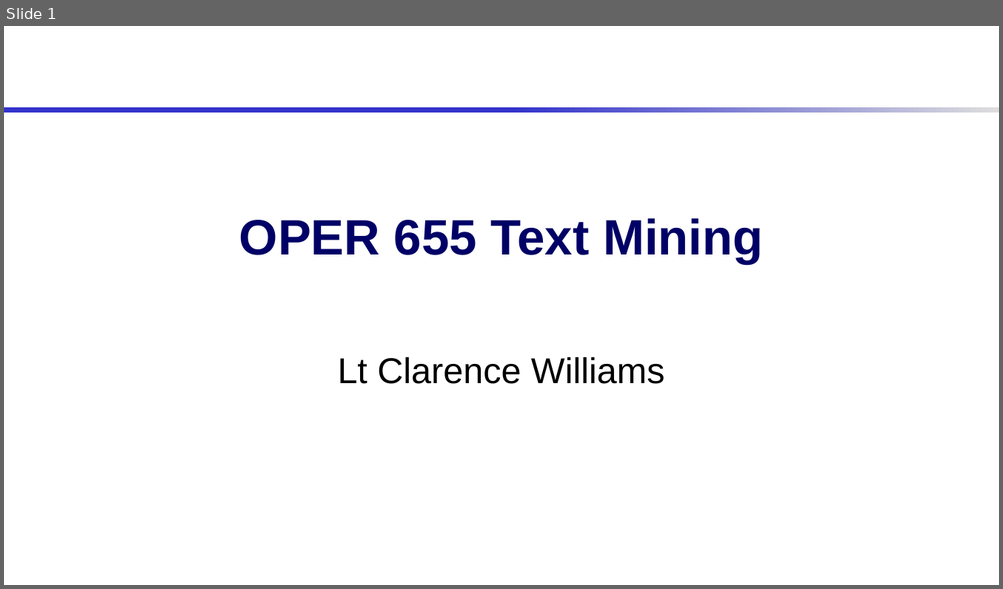
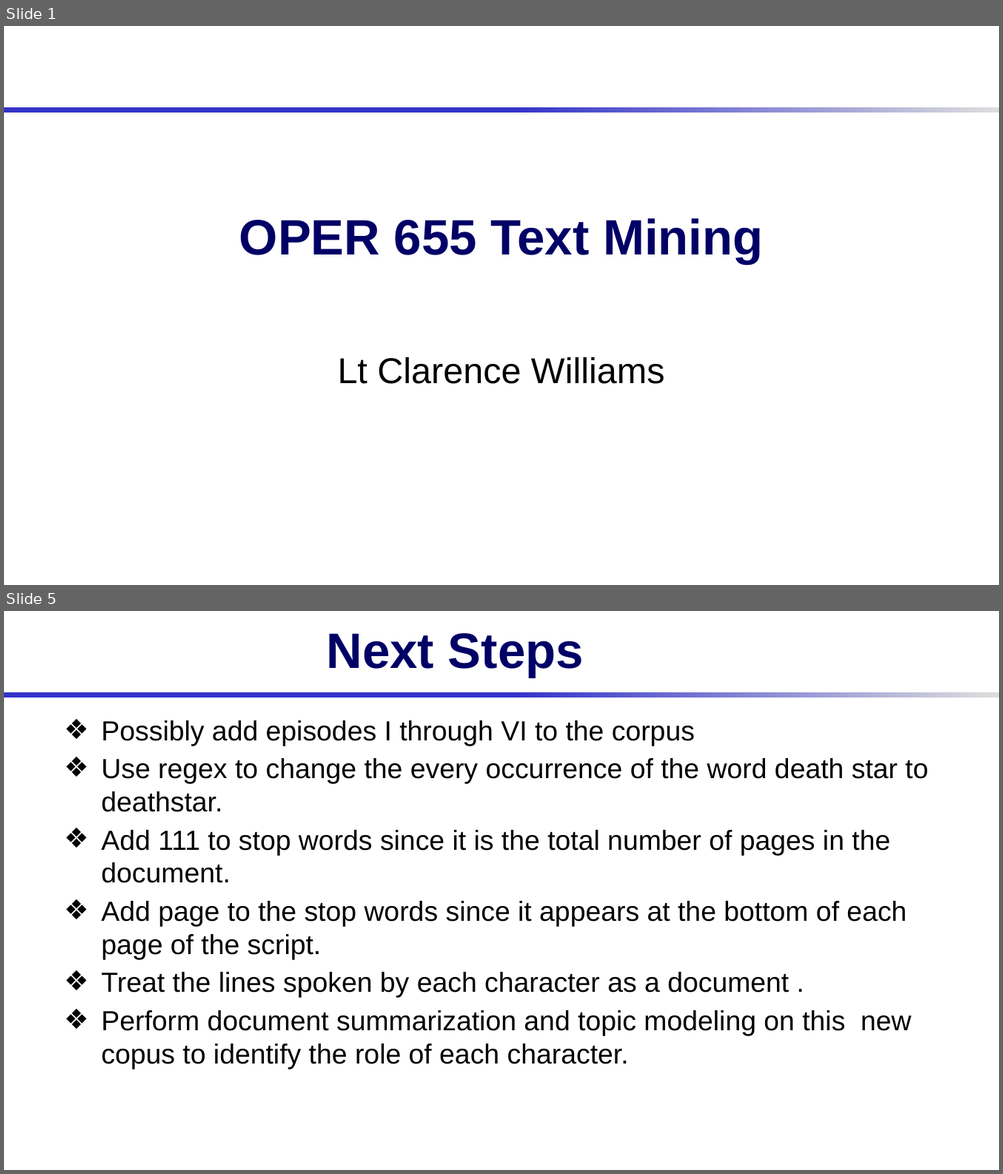
Before and after one commit to AFIT-R/oper655_fa2019, a slide deck: student_project_folders/oper655_fa2019_williams/IPR.pptx. Shown one above the other, each under a label of ours: slide 1 before the commit, slides 1 and 5 after it; the slides between them are not shown. The pictures are 1003x589 and 1003x1174 pixels, drawn with LibreOffice and Linux fonts; fonts in the diff are those of the drawing; background and template pictures are left out. Boxes give left, top, right and bottom in pixels: in the first picture for what was removed or moved away, otherwise in the second. Text is boxed around its words. In the diff, an @@ line names an element or a change of style, - is before the commit and + after.

```diff
--- a/student_project_folders/oper655_fa2019_williams/IPR.pptx
+++ b/student_project_folders/oper655_fa2019_williams/IPR.pptx
@@ slide 5 added at (4, 611, 999, 1170), background #FFFFFF; not listed: 1 template element that a slide beside it also shows @@
@@ title added at (327, 633, 583, 677), 36 pt, text #000066, bold @@
+Next Steps
@@ text added at (101, 721, 928, 1069), 20 pt, text #000000 @@
+❖ Possibly add episodes I through VI to the corpus
+❖ Use regex to change the every occurrence of the word death star to deathstar.
+❖ Add 111 to stop words since it is the total number of pages in the document.
+❖ Add page to the stop words since it appears at the bottom of each page of the script.
+❖ Treat the lines spoken by each character as a document .
+❖ Perform document summarization and topic modeling on this new copus to identify the role of each character.
```
Also in this commit, not shown: 1 slide changed, 2 other slides added, 5 slides removed.
